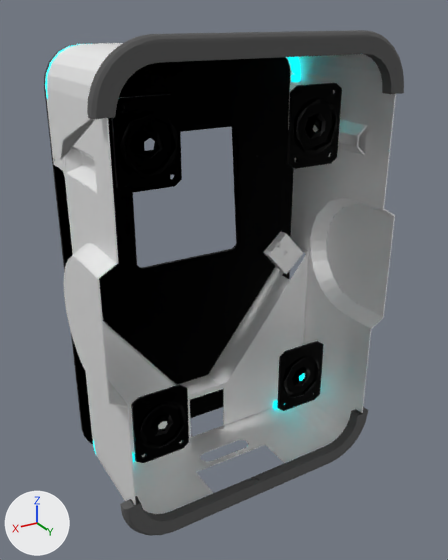
A saved change to the glTF model humanoid/Realman/aidal_description/meshes/woosh_agv/base.glb.
Camera for both pictures: a camera (50 mm lens) standing at (0.427, 0.823, 0.364) and looking at (0.001, 0.112, 0.009). The lights are fixed; the arrows at lower left show +X, +Y and +Z. The first picture is the older version. Where no turn or scale is listed for an object, it has been applied to the vertices. Vertices at exactly the same position are counted once.

Names of what the first picture shows: 'base_link_underpan.021'.
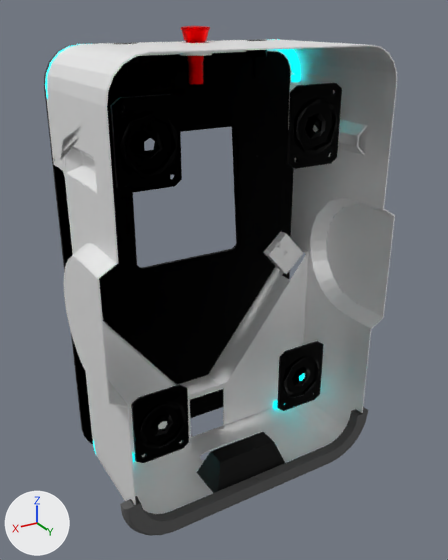
Pixel boxes (x1, y1, x2, y2) of what changed, in the pictures (448 x 560 px):
'base_link_underpan.021', reshaped
    before: (44, 30, 404, 536)
    after: (44, 26, 397, 536)
part 1 of me_base_link_underpan_021, deleted
    before: (87, 30, 404, 119)
part 2 of me_base_link_underpan_021, reshaped
    before: (60, 44, 116, 54)
    after: (45, 26, 298, 96)
part 3 of me_base_link_underpan_021, added
    after: (93, 408, 285, 501)

What the commit changed:
Material 'red button' (mat_red_button) is new.
Its base color is (0.8, 0.0, 0.000399) (red #e70001).
Its metallic is 1.0.
Material 'charger' (mat_charger) is new.
Its base color is (0.0, 0.0, 0.0) (black #000000).
Its metallic is 0.5.
Material 'sonar' (mat_sonar) is new.
Its base color is (0.0, 0.0, 0.0) (black #000000).
Its metallic is 1.0.
Its roughness is 0.0.
me_base_link_underpan_021 is used by ob_base_link_underpan_021; location (0.0, 0.0, 0.0).
me_base_link_underpan_021 had 3073 vertices, 6347 faces and spanned x -0.223..0.223, y 0.0..0.216, z -0.313..0.345.
me_base_link_underpan_021 now has 7354 vertices, 15538 faces and spans x -0.224..0.223, y 0.0..0.215, z -0.313..0.349.
me_base_link_underpan_021 part 1: the loose piece of 388 vertices spanning x -0.217..0.217, y 0.2..0.216, z 0.267..0.345 is deleted.
me_base_link_underpan_021 part 2: 3 vertices moved within x -0.165..0.165, y 0.006..0.012, z 0.326; 4488 vertices added at x -0.2..0.2, y 0.006..0.054, z 0.265..0.349.
me_base_link_underpan_021 part 3: 95 vertices added at x -0.2..0.2, y 0.056..0.198, z -0.297..-0.234.
Other edits to the shape of me_base_link_underpan_021 do not show in these pictures.
me_base_link_underpan_021 no longer uses material mat_rubber_black_001 (dark grey #595959).
me_base_link_underpan_021 gains material mat_red_button (red #e70001).
me_base_link_underpan_021 gains material mat_charger (black #000000).
me_base_link_underpan_021 gains material mat_sonar (black #000000).
